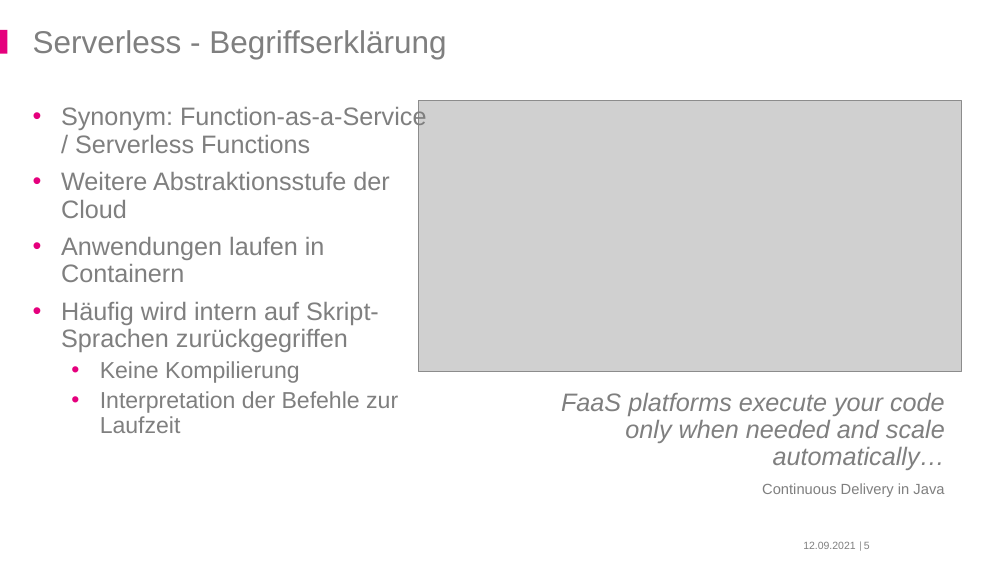
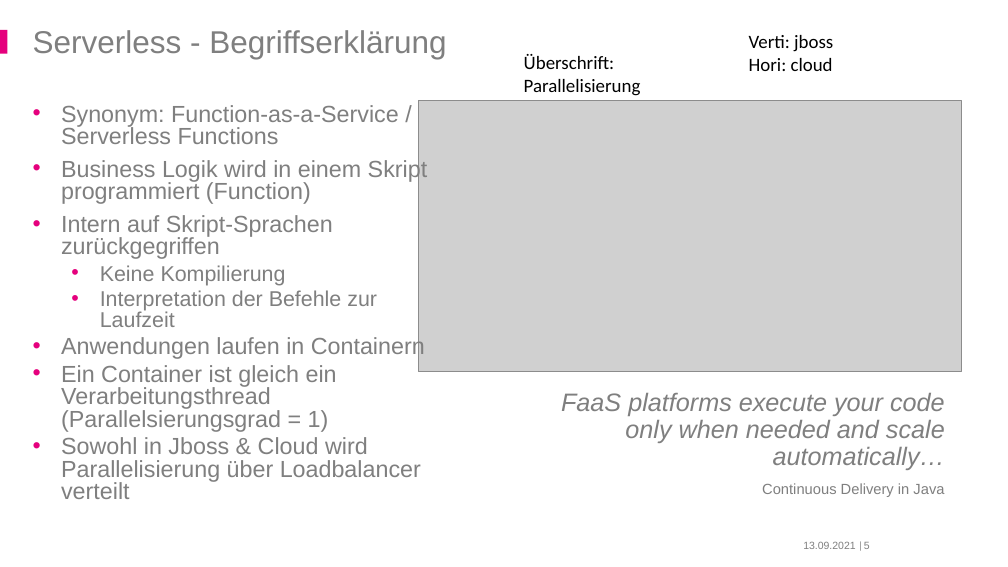
Before and after one commit to derMacon/serverless-bsc-thesis, a slide deck: slide 5 of slides/dps/hoffmann_serverless_dps.pptx. Drawn at 1008x567 pixels with LibreOffice and Linux fonts; fonts in the diff are those of the drawing; grey boxes stand for pictures; background and template pictures are left out. Boxes give left, top, right and bottom in pixels: in the first picture for what was removed or moved away, otherwise in the second. Text is boxed around its words. In the diff, an @@ line names an element or a change of style, - is before the commit and + after.

Commit message:
updated slides

```diff
--- a/slides/dps/hoffmann_serverless_dps.pptx
+++ b/slides/dps/hoffmann_serverless_dps.pptx
@@ text added at box(524, 54, 641, 96), 18 pt, text #000000 @@
+Überschrift: Parallelisierung
@@ text added at box(749, 35, 833, 71), 18 pt, text #000000 @@
+Verti: jboss
+Hori: cloud
@@ text at box(61, 105, 399, 327): size 24 to 22.2 pt in "Synonym: Function-as-a-Service / Serverless Functions"; size 22 to 20.4 pt in "Keine Kompilierung", "Interpretation der Befehle zur Laufzeit"; line spacing 0.9 to 0.8 @@
@@ text at box(61, 158, 427, 259): text changed; size 24 to 22.2 pt @@
-• Weitere Abstraktionsstufe der Cloud
-• Anwendungen laufen in Containern
-• Häufig wird intern auf Skript-Sprachen zurückgegriffen
+• Business Logik wird in einem Skript programmiert (Function)
+• Intern auf Skript-Sprachen zurückgegriffen
@@ text at box(61, 336, 425, 499): paragraphs added @@
+  • Anwendungen laufen in Containern
+  • Ein Container ist gleich ein Verarbeitungsthread (Parallelsierungsgrad = 1)
+  • Sowohl in Jboss & Cloud wird Parallelisierung über Loadbalancer verteilt
```
Also in this commit, not shown: 29 other slides changed, 1 slide added.
